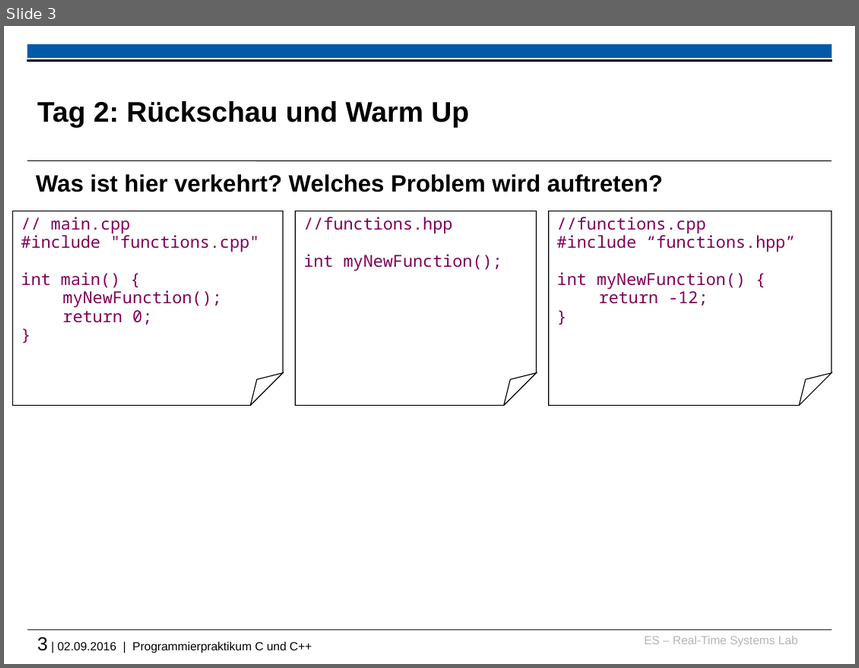
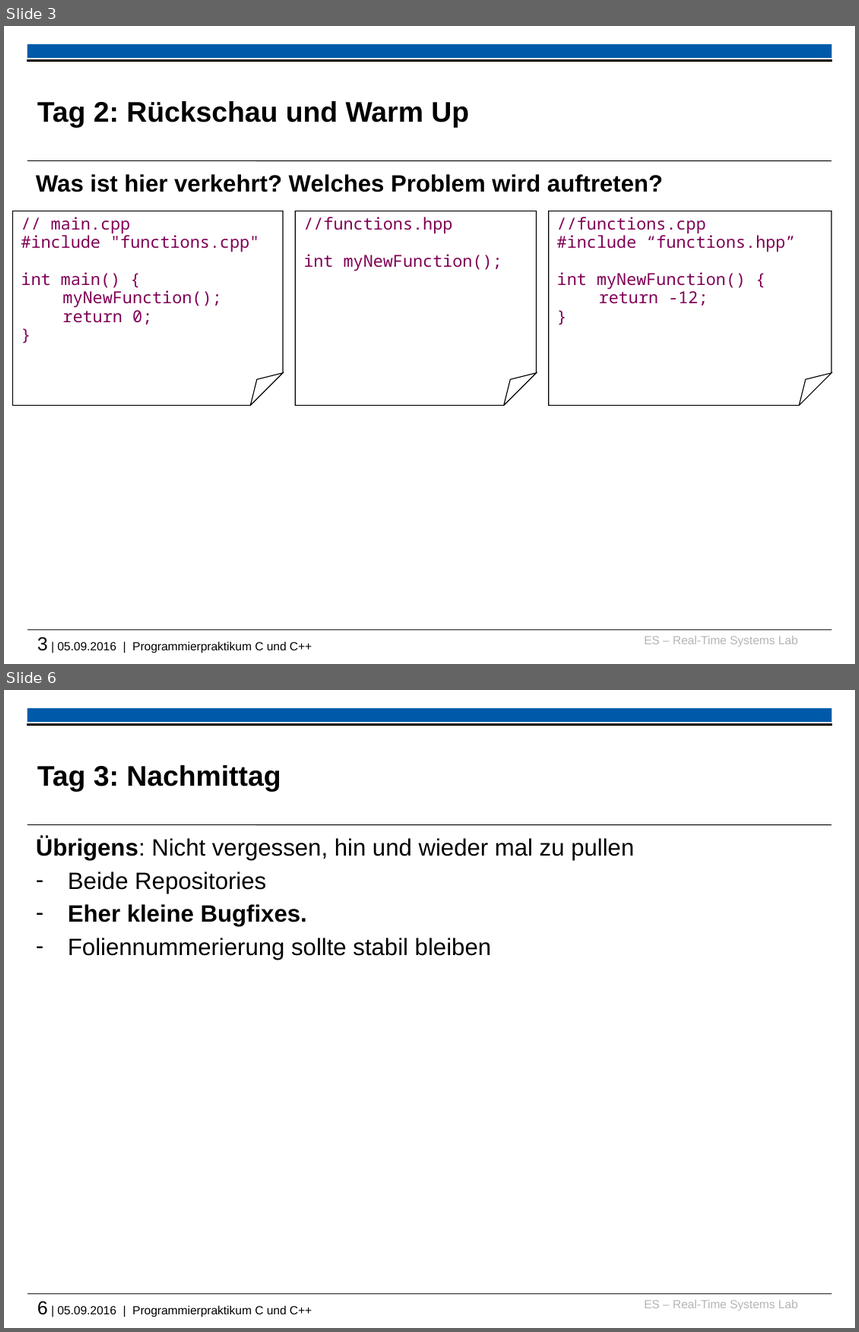
Before and after one commit to h82k/tud-cppp, a slide deck: 2016/week1__recap_and_warmup_slides.pptx. Shown one above the other, each under a label of ours: slide 3 before the commit, slides 3 and 6 after it; the slides between them are not shown. The pictures are 859x668 and 859x1332 pixels, drawn with LibreOffice and Linux fonts; fonts in the diff are those of the drawing; background and template pictures are left out. Boxes give left, top, right and bottom in pixels: in the first picture for what was removed or moved away, otherwise in the second. Text is boxed around its words. In the diff, an @@ line names an element or a change of style, - is before the commit and + after.

```diff
--- a/2016/week1__recap_and_warmup_slides.pptx
+++ b/2016/week1__recap_and_warmup_slides.pptx
@@ slide 6 added at [4,690,855,1328], background #FFFFFF; not listed: 6 template elements that a slide beside it also shows @@
@@ title added at [37,765,281,791], 24 pt, text #000000, bold @@
+Tag 3: Nachmittag
@@ text added at [36,837,634,960], 20 pt, text #000000 @@
+Übrigens: Nicht vergessen, hin und wieder mal zu pullen
+– Beide Repositories
+– Eher kleine Bugfixes.
+– Foliennummerierung sollte stabil bleiben
@@ text at [37,637,312,653]: text changed @@
-3 | 02.09.2016 | Programmierpraktikum C und C++
+3 | 05.09.2016 | Programmierpraktikum C und C++
```
Also in this commit, not shown: 2 slides changed, 1 other slide added, 3 slides removed, 2 other files.
